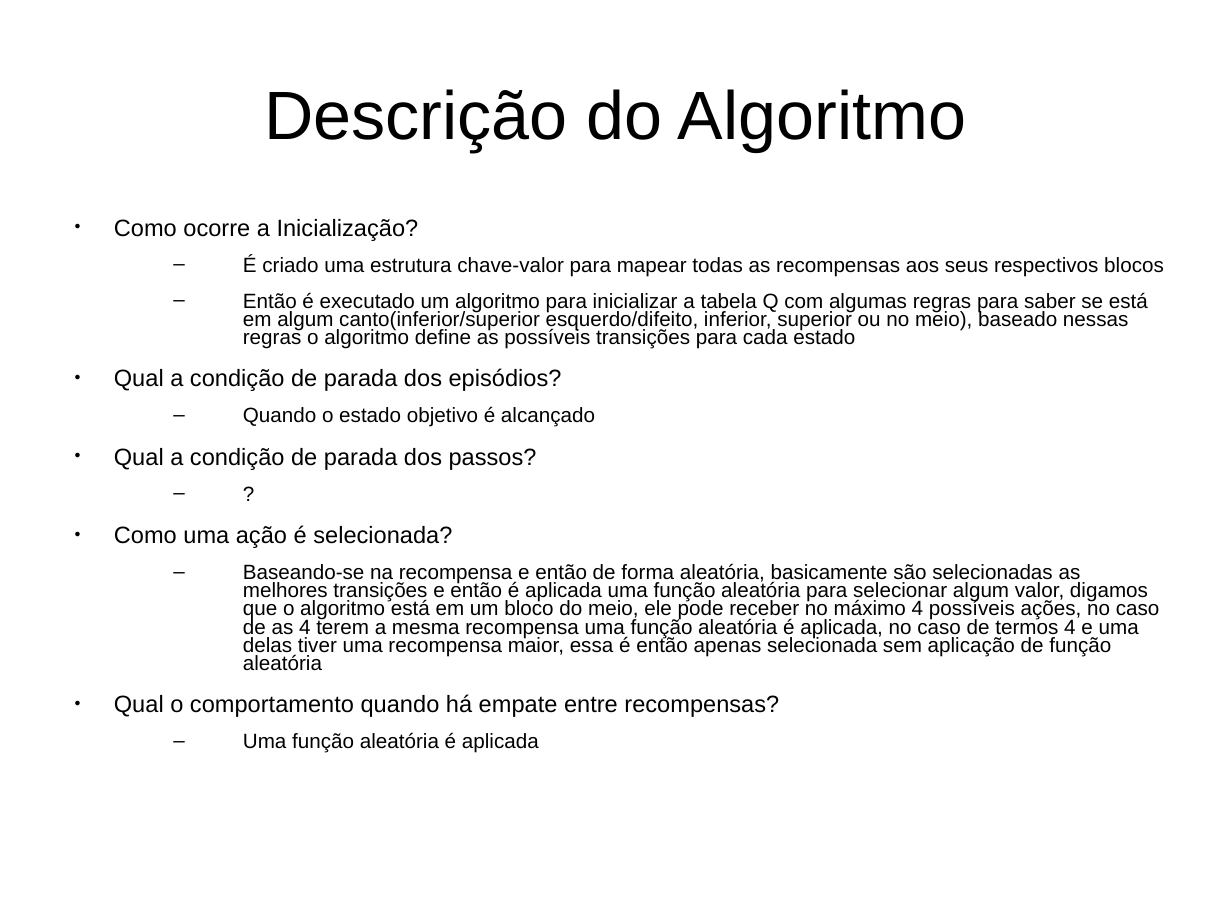
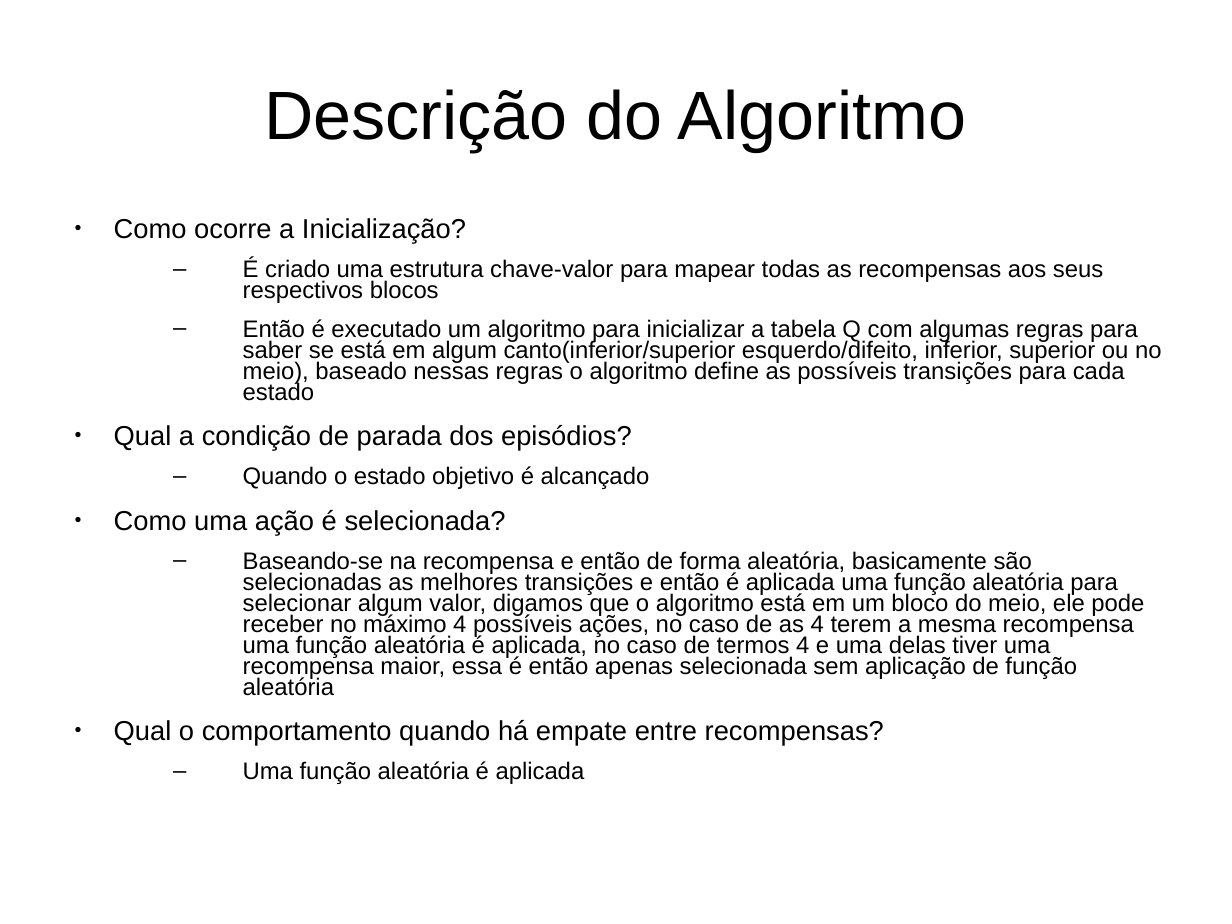
Before and after one commit to mauricio-ms/QLearning, a slide deck: slide 4 of docs/template-apresentacao.ppt. Drawn at 1232x924 pixels with LibreOffice and Linux fonts; fonts in the diff are those of the drawing. Boxes give left, top, right and bottom in pixels: in the first picture for what was removed or moved away, otherwise in the second. Text is boxed around its words. In the diff, an @@ line names an element or a change of style, - is before the commit and + after.

```diff
--- a/docs/template-apresentacao.ppt
+++ b/docs/template-apresentacao.ppt
@@ text "Como ocorre a Inicialização?" at (114, 218, 1162, 745): size 15.2 to 17.6 pt in "Como ocorre a Inicialização?", "Qual a condição de parada dos episódios?", "Como uma ação é selecionada?", "Qual o comportamento quando há empate entre ..."; size 13.3 to 15.4 pt in "É criado uma estrutura chave-valor para mapear ...", "Então é executado um algoritmo para inicializar ...", "Quando o estado objetivo é alcançado", "Baseando-se na recompensa e então de forma ..." and 1 more places @@
@@ text at (114, 448, 537, 470): paragraphs removed @@
-● Qual a condição de parada dos passos?
-  – ?
```
Also in this commit, not shown: 4 other slides changed, 1 other file.
